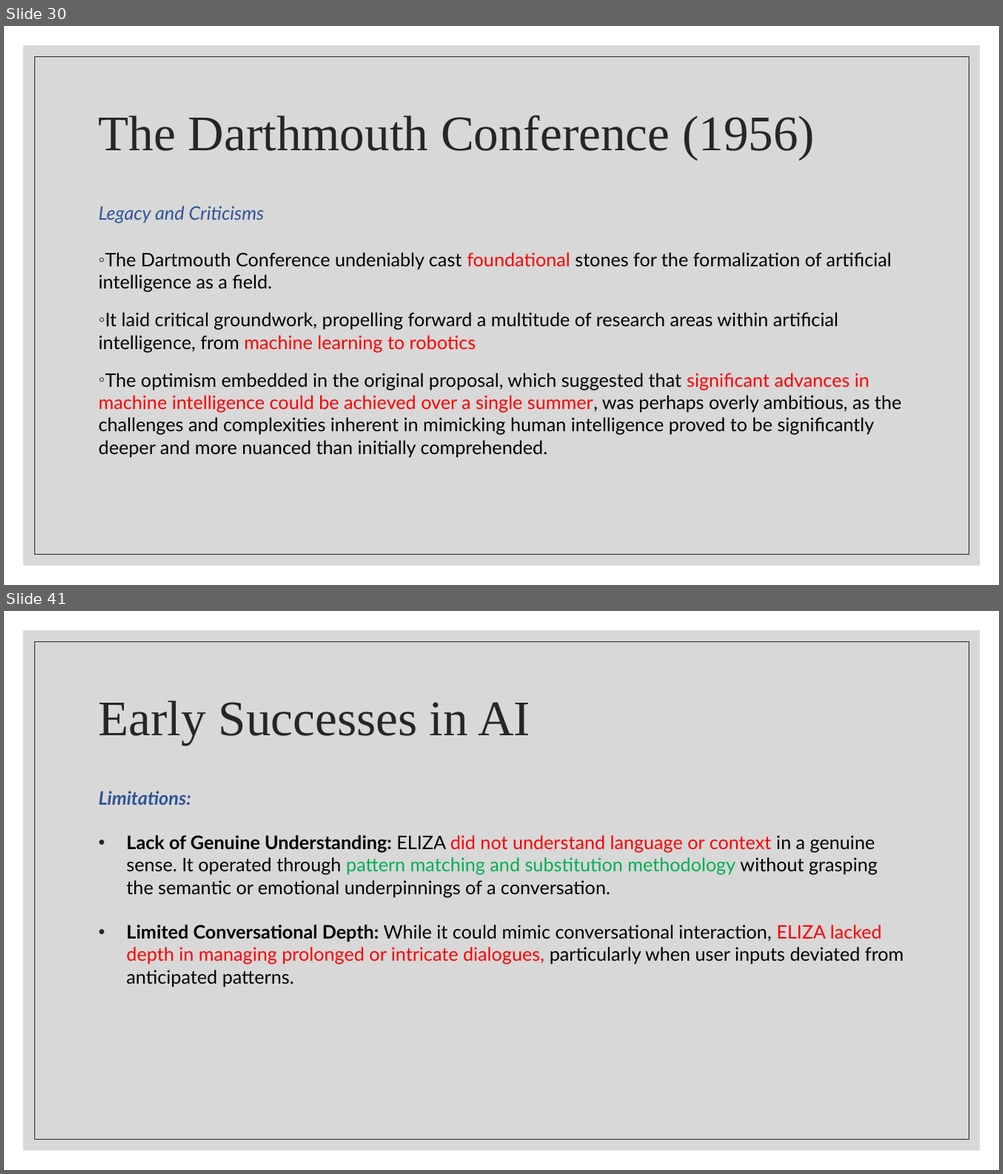
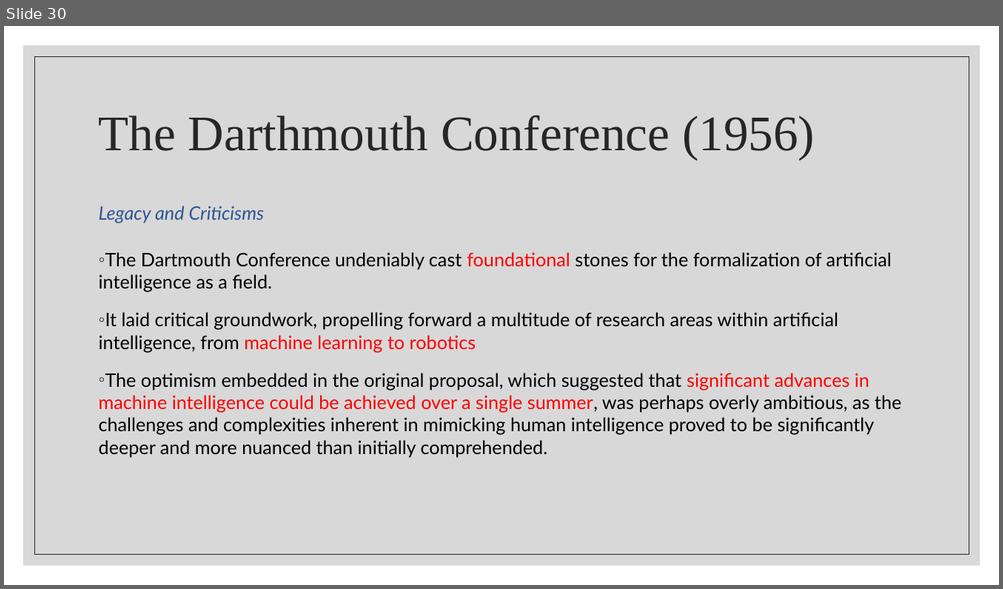
Before and after one commit to wutmeownow/phys441, a slide deck: JupyterNotebooks/LLS/Lecture3.pptx. Shown one above the other, each under a label of ours: slides 30 and 41 before the commit, slide 30 after it; the slides between them are not shown. The pictures are 1003x1174 and 1003x589 pixels, drawn with LibreOffice and Linux fonts; fonts in the diff are those of the drawing. Boxes give left, top, right and bottom in pixels: in the first picture for what was removed or moved away, otherwise in the second. Text is boxed around its words. In the diff, an @@ line names an element or a change of style, - is before the commit and + after.

```diff
--- a/JupyterNotebooks/LLS/Lecture3.pptx
+++ b/JupyterNotebooks/LLS/Lecture3.pptx
@@ slide 41 removed at (x1=4, y1=611, x2=999, y2=1170), background #FFFFFF; not listed: 2 template elements that a slide beside it also shows @@
@@ title removed at (x1=99, y1=701, x2=530, y2=744) @@
-Early Successes in AI
@@ text removed at (x1=99, y1=791, x2=903, y2=987) @@
-Limitations:
-• Lack of Genuine Understanding: ELIZA did not understand language or context in a genuine sense. It operated through pattern matching and substitution methodology without grasping the semantic or emotional underpinnings of a conversation.
-• Limited Conversational Depth: While it could mimic conversational interaction, ELIZA lacked depth in managing prolonged or intricate dialogues, particularly when user inputs deviated from anticipated patterns.
```
Also in this commit, not shown: 12 other slides removed, 2 other files.
